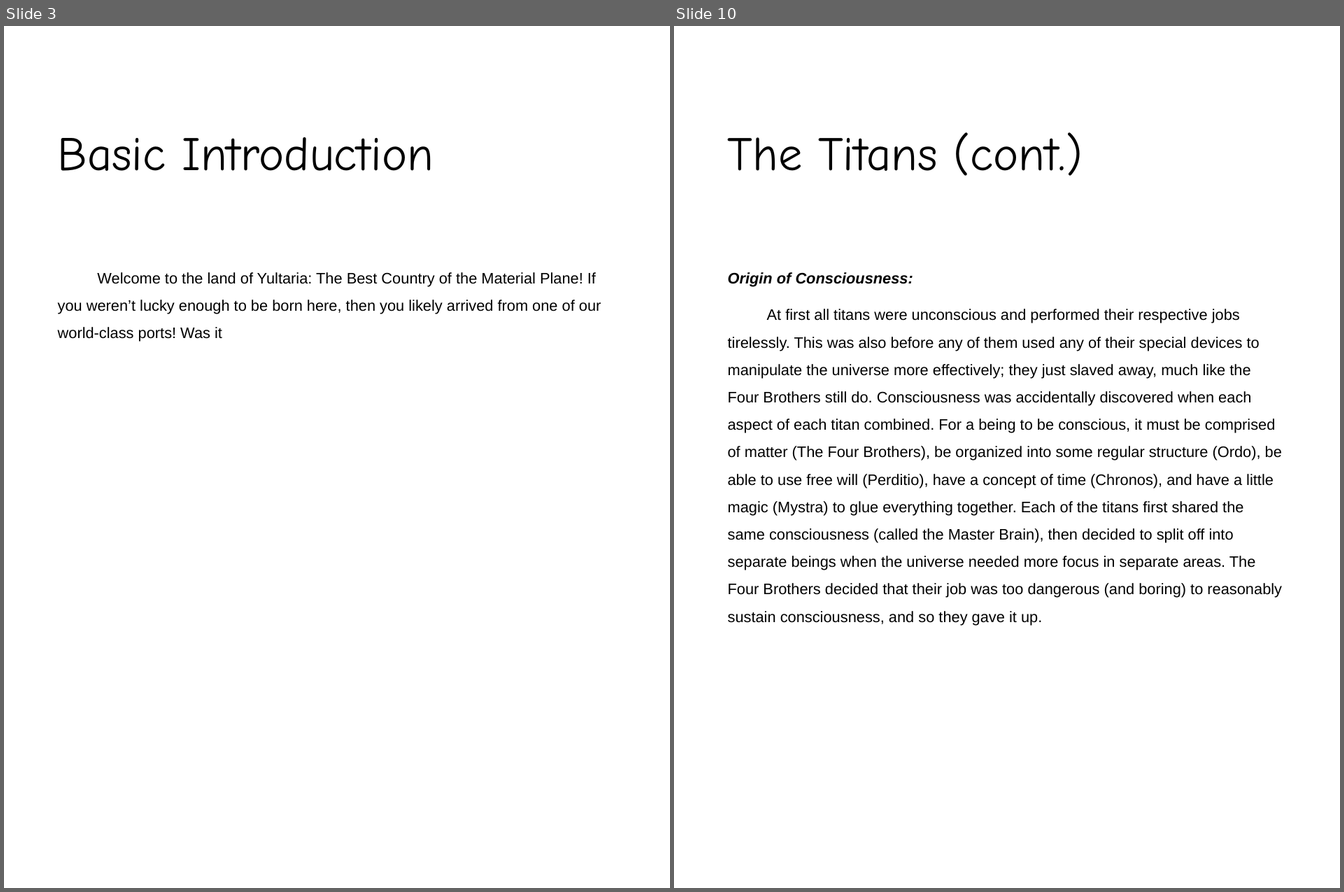
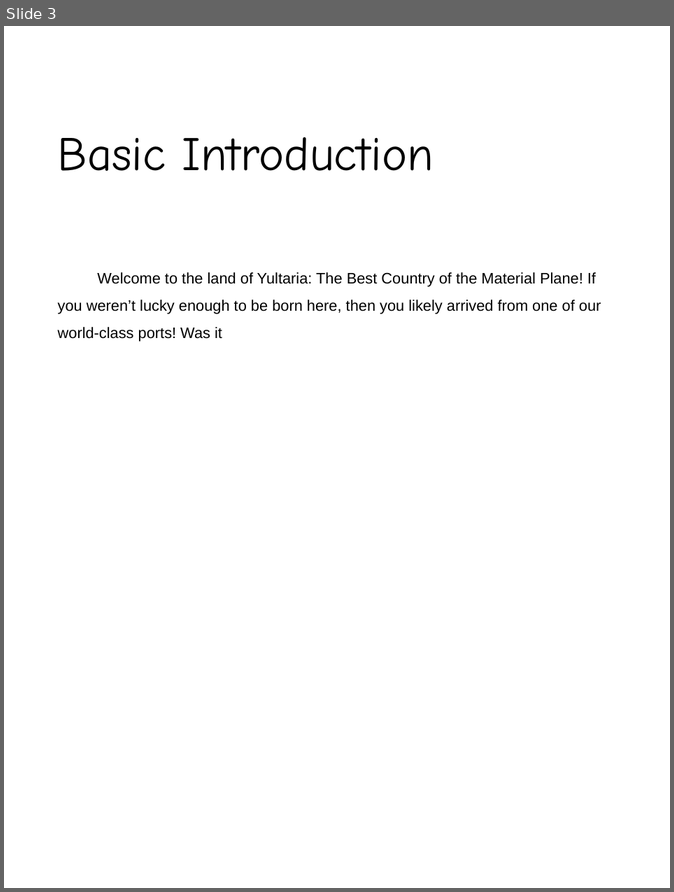
Before and after one commit to polic72/DnD-Stuff, a slide deck: The Jaws of Time.pptx. Shown side by side, each under a label of ours: slides 3 and 10 before the commit, slide 3 after it; the slides between them are not shown. The pictures are 1344x892 and 674x892 pixels, drawn with LibreOffice and Linux fonts; fonts in the diff are those of the drawing; background and template pictures are left out. Boxes give left, top, right and bottom in pixels: in the first picture for what was removed or moved away, otherwise in the second. Text is boxed around its words. In the diff, an @@ line names an element or a change of style, - is before the commit and + after.

```diff
--- a/The Jaws of Time.pptx
+++ b/The Jaws of Time.pptx
@@ slide 10 removed at (674,26,1340,888), background picture (left out) @@
@@ title removed at (728,132,1083,176) @@
-The Titans (cont.)
@@ text removed at (728,272,1282,625) @@
-Origin of Consciousness:
-At first all titans were unconscious and performed their respective jobs tirelessly. This was also before any of them used any of their special devices to manipulate the universe more effectively; they just slaved away, much like the Four Brothers still do. Consciousness was accidentally discovered when each aspect of each titan combined. For a being to be conscious, it must be comprised of matter (The Four Brothers), be organized into some regular structure (Ordo), be able to use free will (Perditio), have a concept of time (Chronos), and have a little magic (Mystra) to glue everything together. Each of the titans first shared the same consciousness (called the Master Brain), then decided to split off into separate beings when the universe needed more focus in separate areas. The Four Brothers decided that their job was too dangerous (and boring) to reasonably sustain consciousness, and so they gave it up.
```
Also in this commit, not shown: 2 slides changed, 4 slides added, 9 other slides removed, 3 other files.
